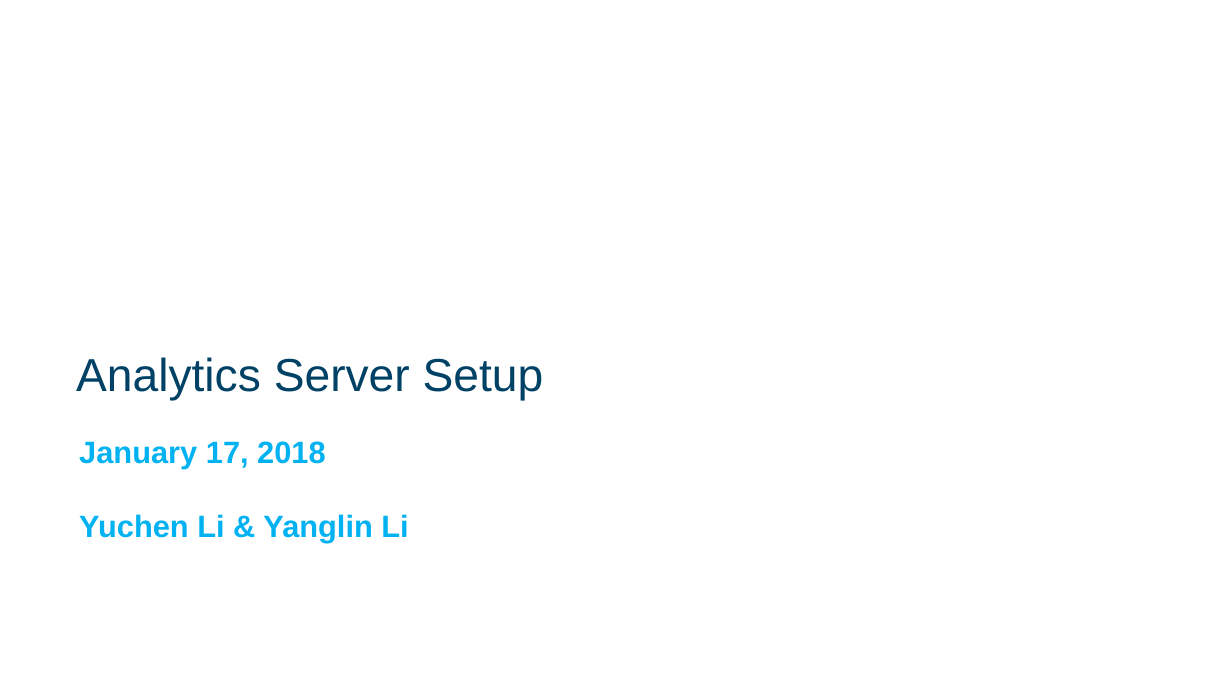
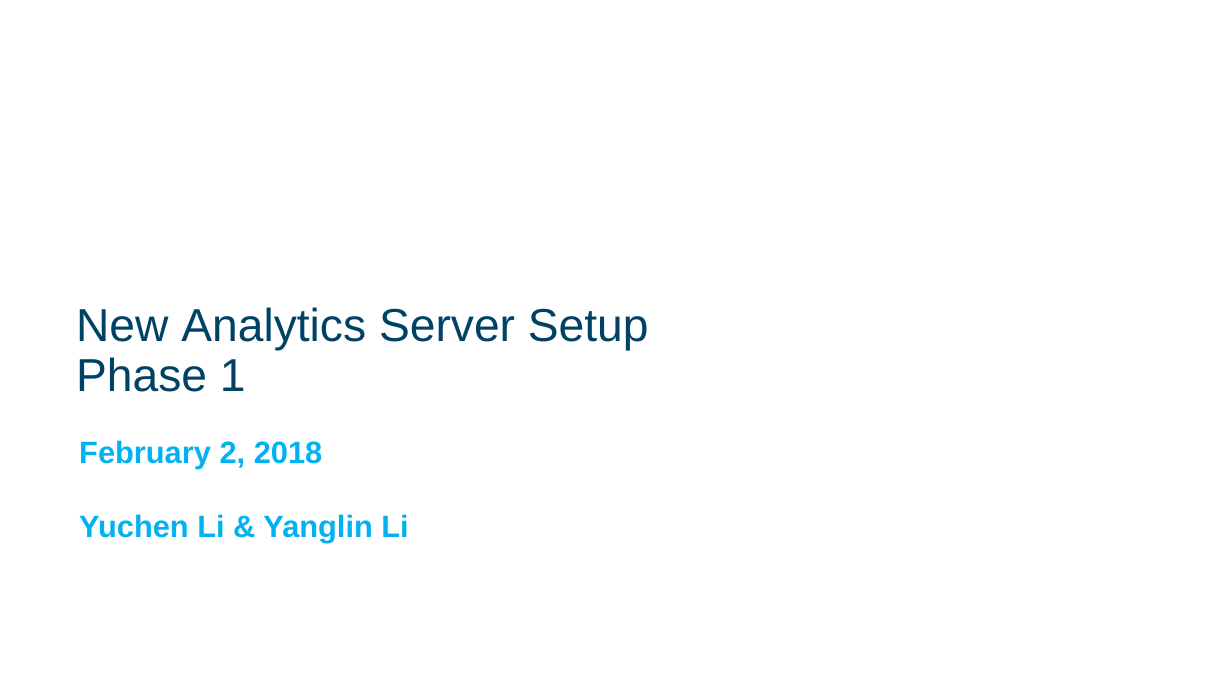
Before and after one commit to ralf0615/Analytics_project_backlog, a slide deck: slide 1 of Analytics_server_setup_v3.pptx. Drawn at 1232x693 pixels with LibreOffice and Linux fonts; fonts in the diff are those of the drawing; background and template pictures are left out. Boxes give left, top, right and bottom in pixels: in the first picture for what was removed or moved away, otherwise in the second. Text is boxed around its words. In the diff, an @@ line names an element or a change of style, - is before the commit and + after.

```diff
--- a/Analytics_server_setup_v3.pptx
+++ b/Analytics_server_setup_v3.pptx
@@ text at [76,307,649,392]: text changed @@
-Analytics Server Setup
+New Analytics Server Setup
+Phase 1
@@ subtitle at [79,440,322,469]: text changed @@
-January 17, 2018
+February 2, 2018
```
Also in this commit, not shown: 5 other slides changed, 4 slides added, 5 slides removed, 3 other files.
